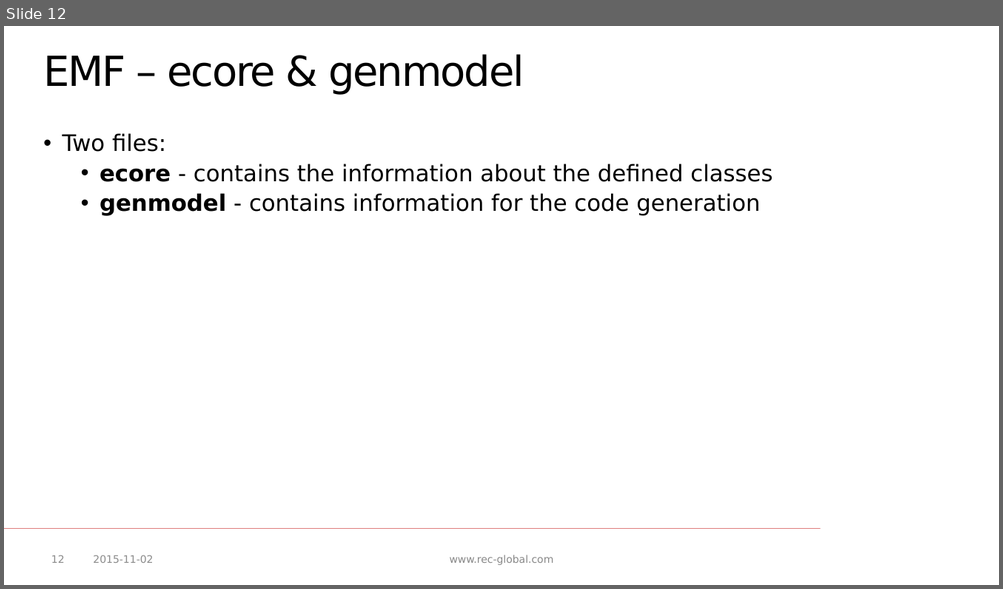
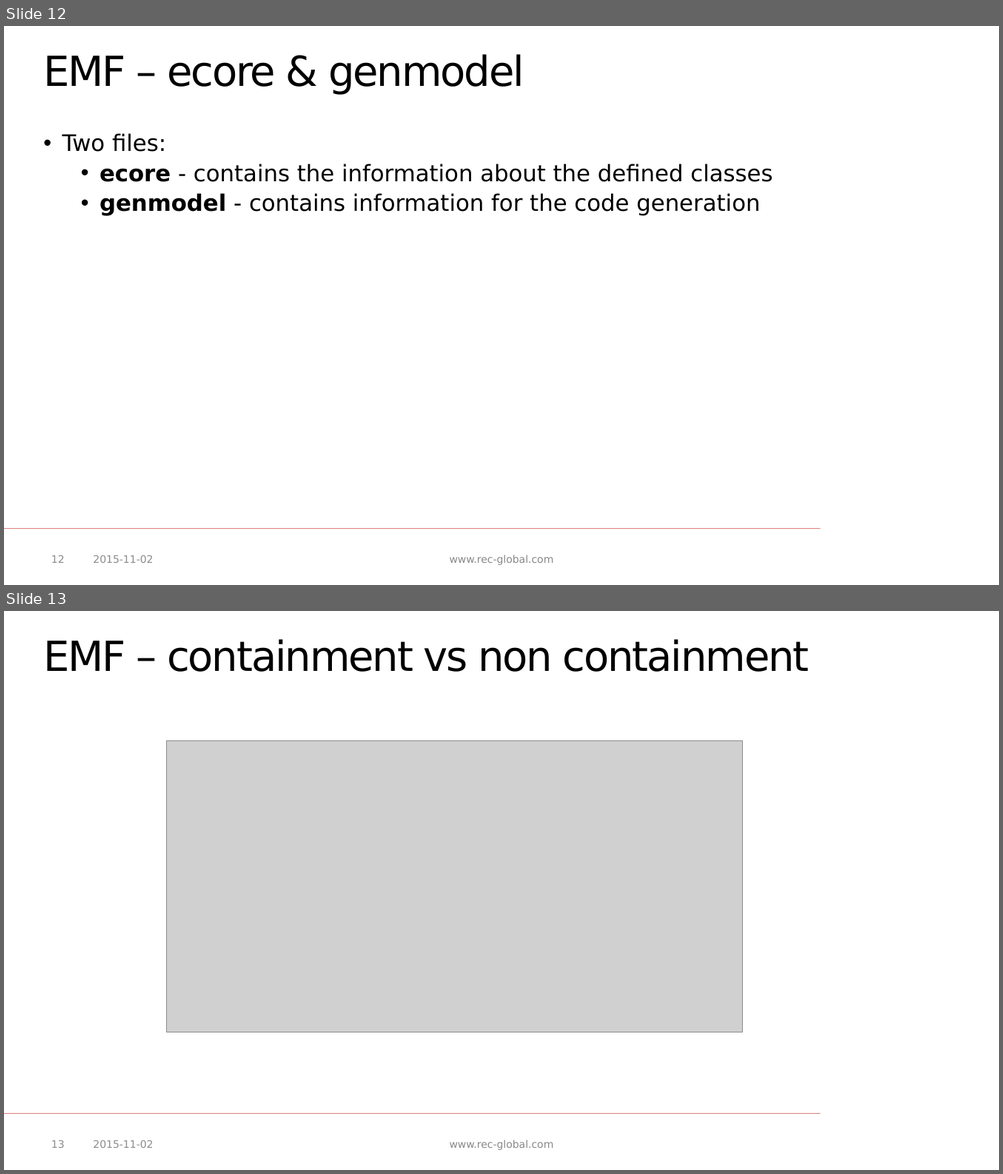
Before and after one commit to p-zalejko/jug_emf, a slide deck: JUG - EMF.pptx. Shown one above the other, each under a label of ours: slide 12 before the commit, slides 12 and 13 after it. The pictures are 1003x589 and 1003x1174 pixels, drawn with LibreOffice and Linux fonts; fonts in the diff are those of the drawing; grey boxes stand for pictures; background and template pictures are left out. Boxes give left, top, right and bottom in pixels: in the first picture for what was removed or moved away, otherwise in the second. Text is boxed around its words. In the diff, an @@ line names an element or a change of style, - is before the commit and + after.

```diff
--- a/JUG - EMF.pptx
+++ b/JUG - EMF.pptx
@@ slide 13 added at (x1=4, y1=611, x2=999, y2=1170), background #FFFFFF; not listed: 1 template element that a slide beside it also shows @@
@@ title added at (x1=43, y1=639, x2=809, y2=672), 40 pt, text #000000 @@
+EMF – containment vs non containment
@@ picture added at (x1=167, y1=741, x2=743, y2=1033) @@
@@ page number added at (x1=51, y1=1140, x2=65, y2=1148), 10 pt, text #8C8C8C @@
+13
@@ text added at (x1=93, y1=1140, x2=153, y2=1148), 10 pt, text #8C8C8C @@
+2015-11-02
@@ text added at (x1=449, y1=1140, x2=554, y2=1150), 10 pt, text #898989 @@
+www.rec-global.com
```
Also in this commit, not shown: 1 slide changed.
